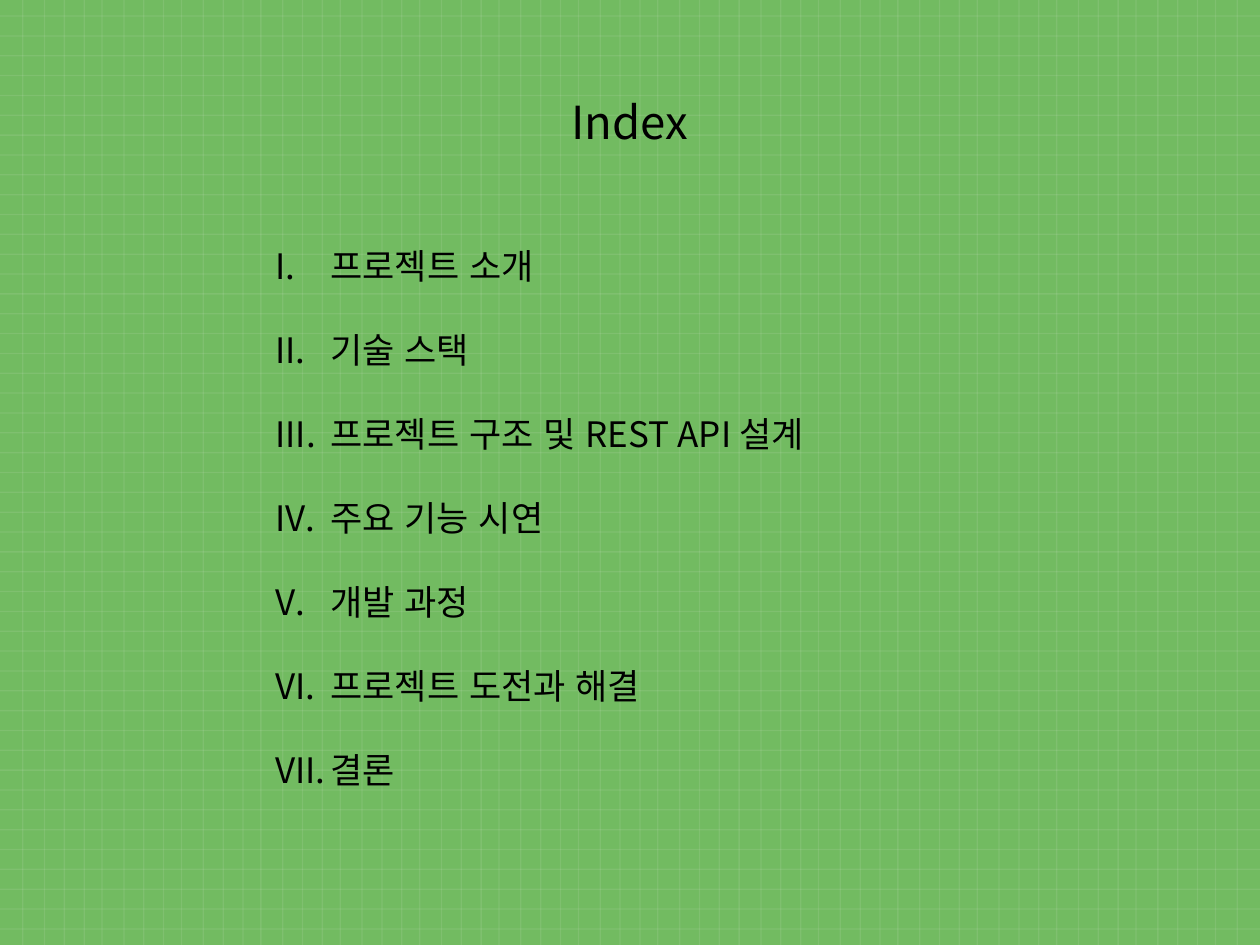
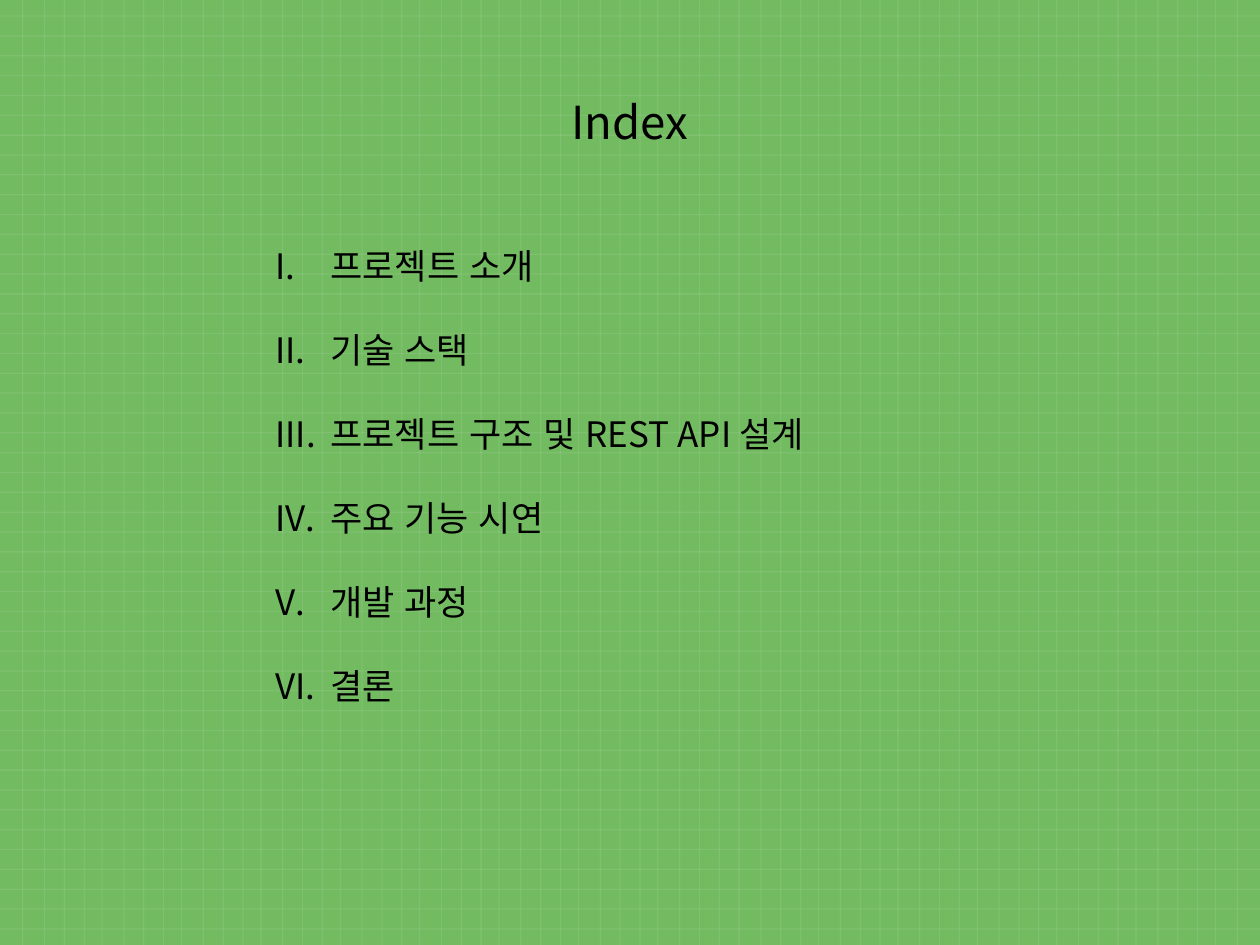
Before and after one commit to sparta-9team/week1, a slide deck: slide 2 of 9조_발표_ppt.pptx. Drawn at 1260x945 pixels with LibreOffice and Linux fonts; fonts in the diff are those of the drawing. Boxes give left, top, right and bottom in pixels: in the first picture for what was removed or moved away, otherwise in the second. Text is boxed around its words. In the diff, an @@ line names an element or a change of style, - is before the commit and + after.

```diff
--- a/9조_발표_ppt.pptx
+++ b/9조_발표_ppt.pptx
@@ text at <box>330,670,641,702</box>: paragraph removed @@
-VI. 프로젝트 도전과 해결
```
Also in this commit, not shown: 1 slide added, 2 slides removed.
